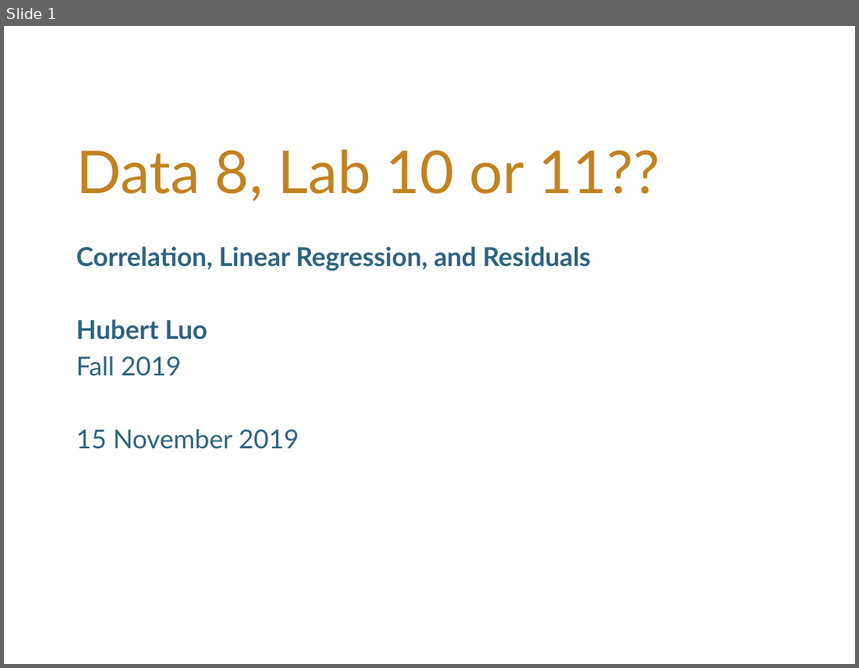
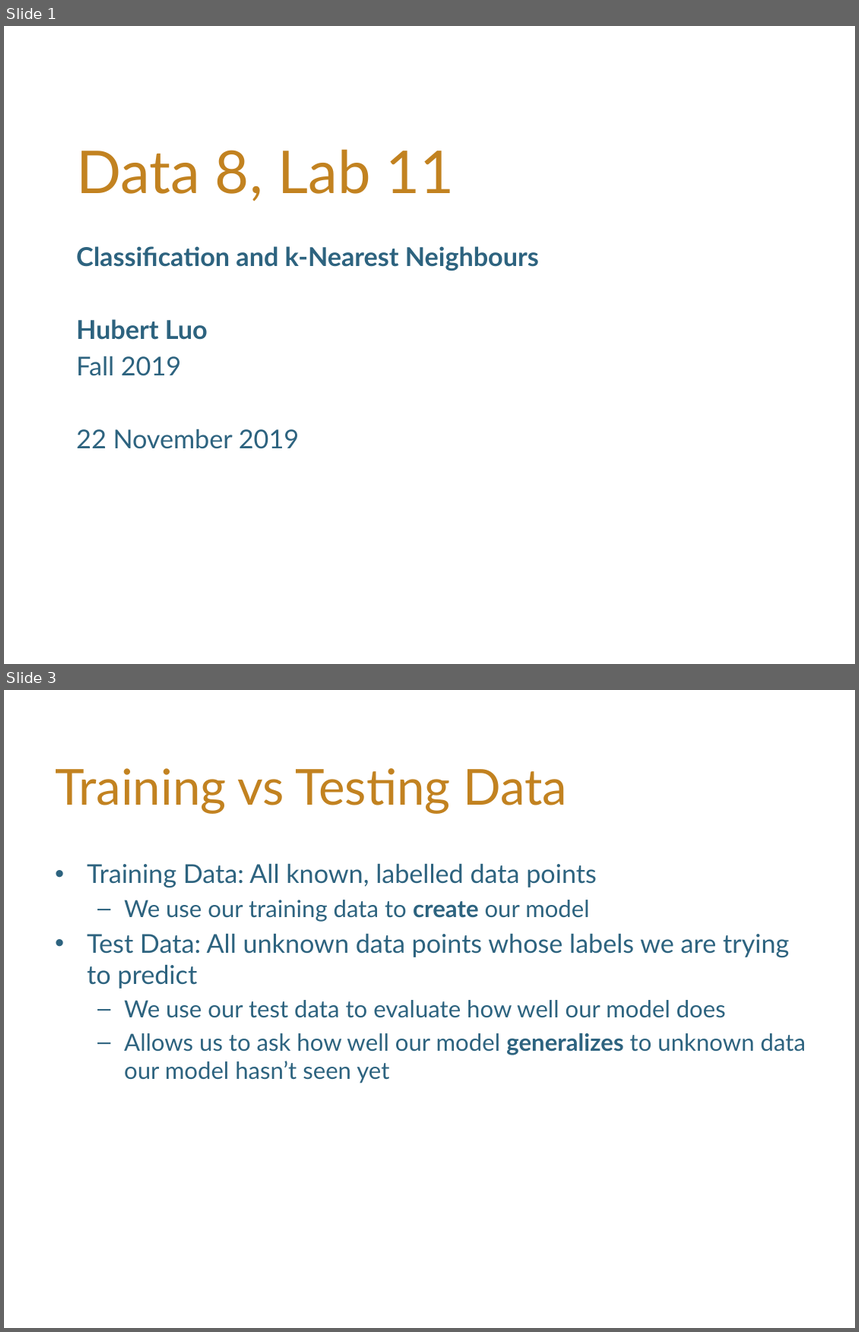
Before and after one commit to hLuo27/teaching, a slide deck: data8/slides/lab11.pptx. Shown one above the other, each under a label of ours: slide 1 before the commit, slides 1 and 3 after it; the slides between them are not shown. The pictures are 859x668 and 859x1332 pixels, drawn with LibreOffice and Linux fonts; fonts in the diff are those of the drawing; background and template pictures are left out. Boxes give left, top, right and bottom in pixels: in the first picture for what was removed or moved away, otherwise in the second. Text is boxed around its words. In the diff, an @@ line names an element or a change of style, - is before the commit and + after.

```diff
--- a/data8/slides/lab11.pptx
+++ b/data8/slides/lab11.pptx
@@ slide 3 added at <box>4,690,855,1328</box>, background #FFFFFF @@
@@ title added at <box>55,768,568,814</box>, 42 pt, text #C28220 @@
+Training vs Testing Data
@@ text added at <box>87,863,806,1084</box>, 20 pt, text #2D637F @@
+• Training Data: All known, labelled data points
+  – We use our training data to create our model
+• Test Data: All unknown data points whose labels we are trying to predict
+  – We use our test data to evaluate how well our model does
+  – Allows us to ask how well our model generalizes to unknown data our model hasn’t seen yet
@@ slide 1 changed as well @@
@@ title at <box>76,149,455,202</box>: text changed @@
-Data 8, Lab 10 or 11??
+Data 8, Lab 11
@@ subtitle at <box>76,246,539,271</box>: text changed @@
-Correlation, Linear Regression, and Residuals
+Classification and k-Nearest Neighbours
@@ subtitle at <box>76,429,299,449</box>: text changed @@
-15 November 2019
+22 November 2019
```
Also in this commit, not shown: 5 other slides added, 4 slides removed, 1 other file.
